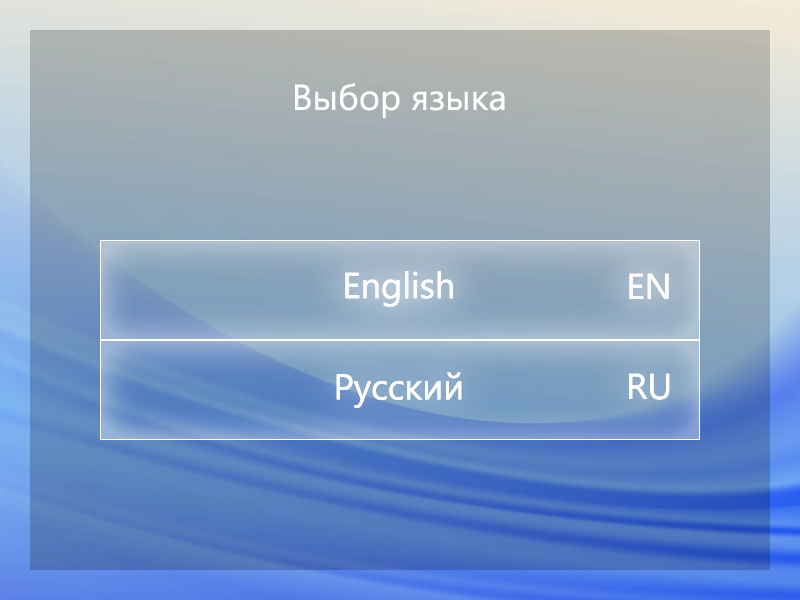
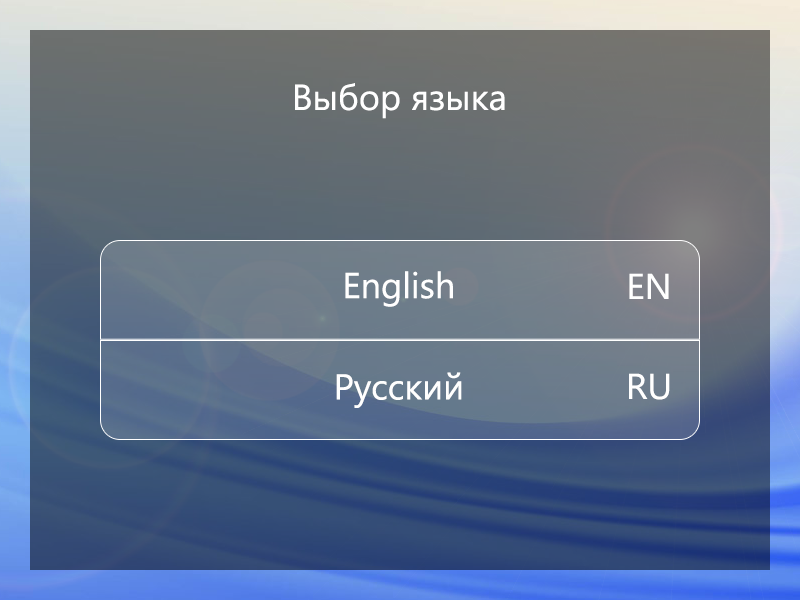
Comparing the layer stacks of the two 800x600 images. Changes:
hid group "Menu Items (pressed)" (10 layers) over bbox(336, 271, 670, 408)
painted on "Русский" (1st of 2, in "Menu" › "Menu Items (pressed)" › "Menu Item 2") over bbox(345, 372, 461, 408)
painted on "Русский" (2nd of 2, in "Menu" › "Menu Items" › "Menu Item 2") over bbox(345, 372, 461, 408)
renamed "Laser DEMO" to "Diode Laser DEMO", hid it, painted on it over bbox(270, 263, 531, 358)
hid "Lens Flare" over bbox(0, 0, 800, 600)
renamed "Work Panel Rasterized" to "Background New copy", moved it above "Background New", painted on it over bbox(0, 0, 800, 600)
